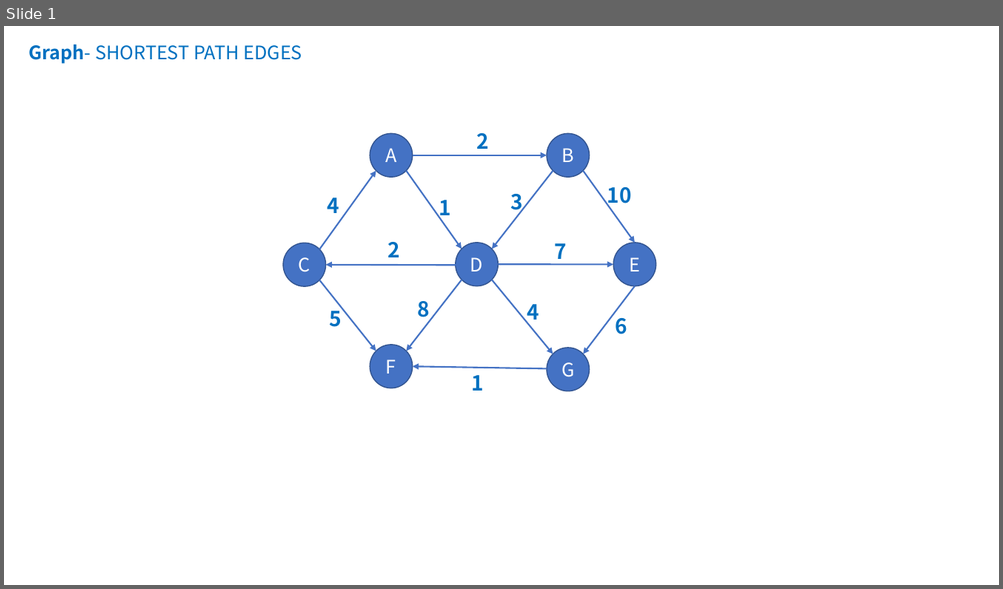
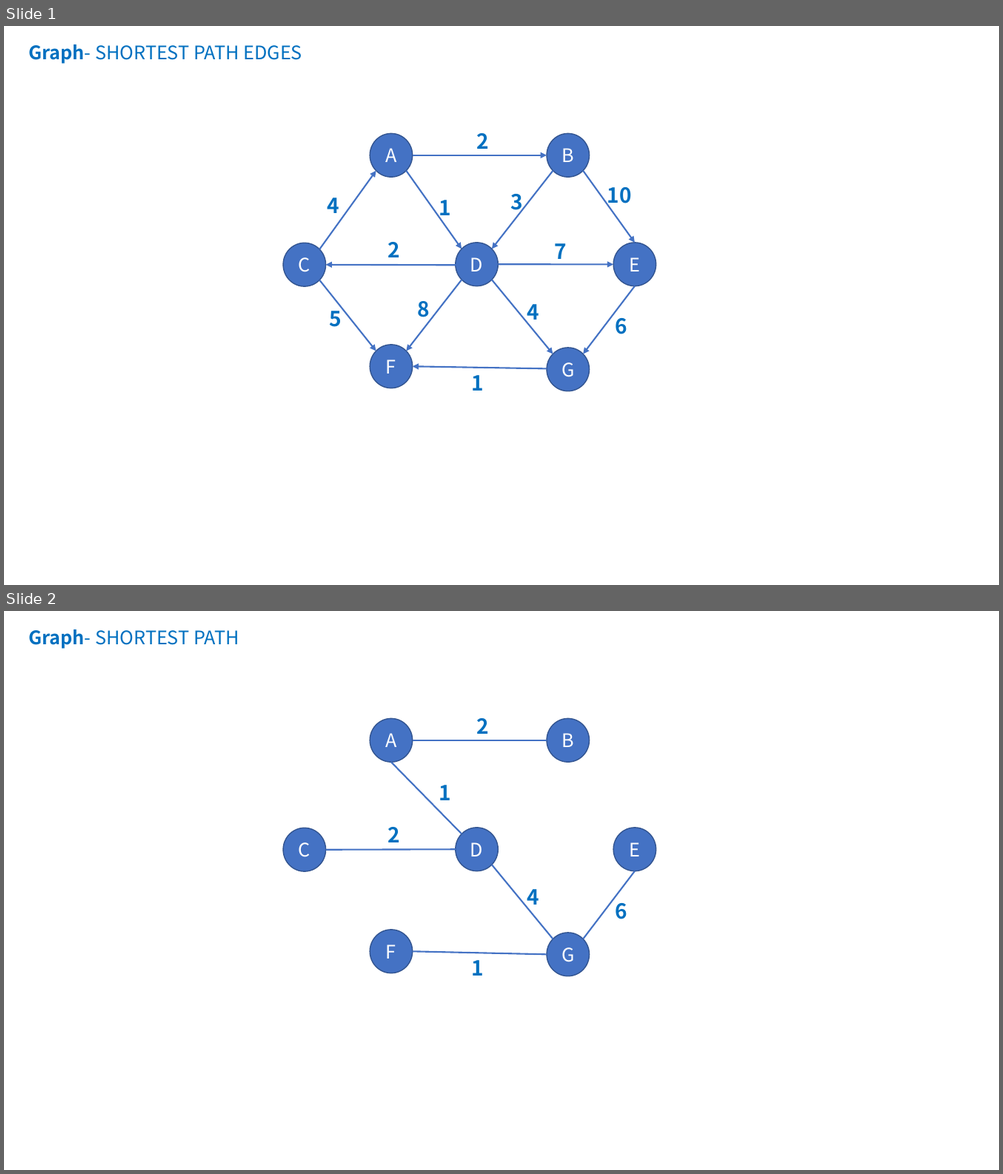
Before and after one commit to online-books/Data-Structures-and-Algorithm-Analysis-in-TS, a slide deck: Assets/visualization.pptx. Shown one above the other, each under a label of ours: slide 1 before the commit, slides 1 and 2 after it. The pictures are 1003x589 and 1003x1174 pixels, drawn with LibreOffice and Linux fonts; fonts in the diff are those of the drawing. Boxes give left, top, right and bottom in pixels: in the first picture for what was removed or moved away, otherwise in the second. Text is boxed around its words. In the diff, an @@ line names an element or a change of style, - is before the commit and + after.

```diff
--- a/Assets/visualization.pptx
+++ b/Assets/visualization.pptx
@@ slide 2 added at (4, 611, 999, 1170), background #FFFFFF @@
@@ text added at (28, 629, 239, 649), 18 pt, text #0070C0 @@
+Graph- SHORTEST PATH
@@ ellipse added at (370, 718, 412, 762), fill #4472C4, outline #325491 1 pt, 18 pt, text #FFFFFF @@
+A
@@ text added at (477, 718, 489, 734), 20 pt, text #0070C0, bold @@
+2
@@ ellipse added at (546, 718, 589, 762), fill #4472C4, outline #325491 1 pt, 18 pt, text #FFFFFF @@
+B
@@ line added from (412, 740) to (546, 740), #4472C4 1.5 pt @@
@@ line added from (391, 763) to (461, 834), #4472C4 1.5 pt @@
@@ text added at (439, 785, 452, 800), 20 pt, text #0070C0, bold @@
+1
@@ ellipse added at (283, 828, 326, 871), fill #4472C4, outline #325491 1 pt, 18 pt, text #FFFFFF @@
+C
@@ text added at (388, 827, 401, 843), 20 pt, text #0070C0, bold @@
+2
@@ ellipse added at (455, 828, 498, 871), fill #4472C4, outline #325491 1 pt, 18 pt, text #FFFFFF @@
+D
@@ ellipse added at (614, 828, 656, 871), fill #4472C4, outline #325491 1 pt, 18 pt, text #FFFFFF @@
+E
@@ line added from (326, 850) to (455, 850), #4472C4 1.5 pt @@
@@ line added from (492, 865) to (553, 940), #4472C4 1.5 pt @@
@@ line added from (634, 871) to (583, 940), #4472C4 1.5 pt @@
@@ text added at (526, 889, 539, 911), 20 pt, text #0070C0, bold @@
+4
@@ text added at (614, 898, 627, 920), 20 pt, text #0070C0, bold @@
+6
@@ ellipse added at (370, 930, 412, 973), fill #4472C4, outline #325491 1 pt, 18 pt, text #FFFFFF @@
+F
@@ ellipse added at (546, 933, 589, 976), fill #4472C4, outline #325491 1 pt, 18 pt, text #FFFFFF @@
+G
@@ line added from (412, 952) to (546, 955), #4472C4 1.5 pt @@
@@ text added at (472, 960, 484, 976), 20 pt, text #0070C0, bold @@
+1
```
Also in this commit, not shown: 1 slide changed, 11 other files.
